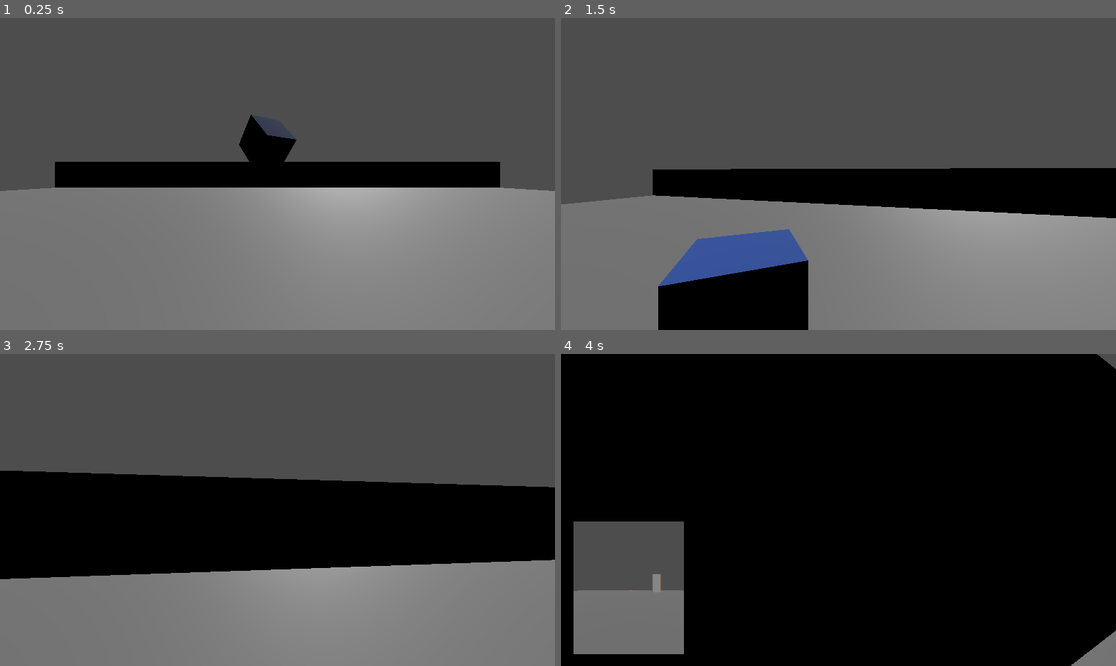
Above: before the commit, frames 1-4 (two rows, left to right).
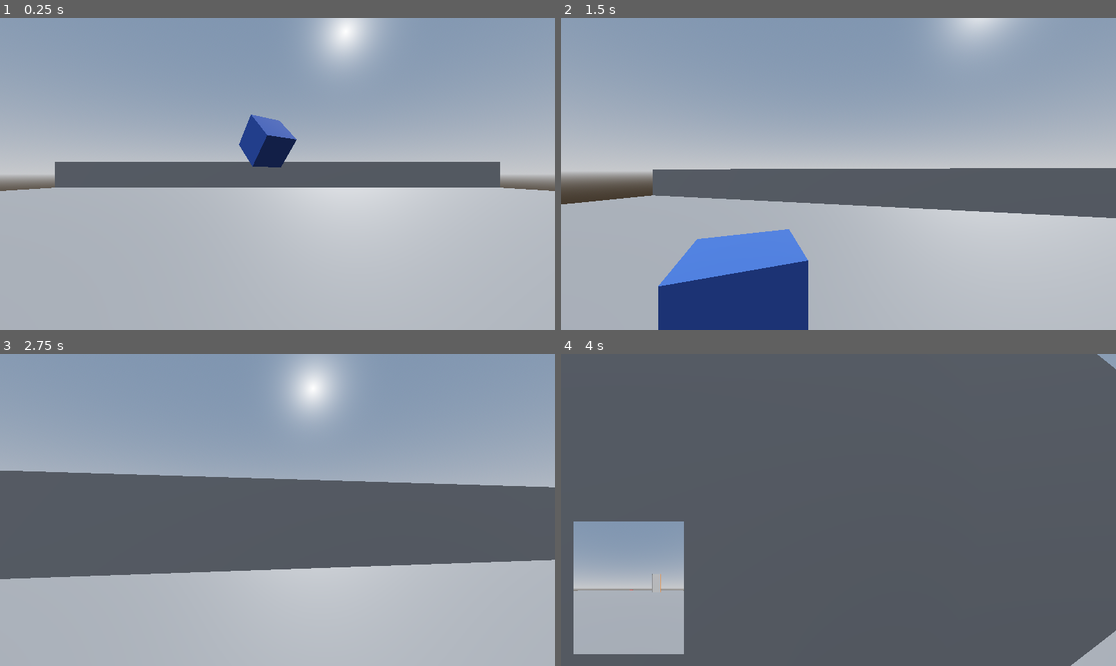
Above: after the commit, the same moments.

Repository: AntoninHUDRY/Q_panic
Game: Godot game, scene res://CameraTest.tscn
The game is run twice, just before and just after one commit, with the same random seed, the same clock (stepped at 60 frames per second) and the same inputs.
Inputs (mouse positions are in pixels of both pictures, inside the frame that each line leads up to):
- Up to frame 1 (0.25 s): no input
- Up to frame 2 (1.5 s): move the mouse to (866, 174) at 0.52 s; hold W (up) from 0.53 s (still down); tap C (clear_minicam) at 0.6 s; click (866, 174) at 0.67 s; tap Space (jump) at 0.77 s; move the mouse to (810, 174) at 1.27 s; tap Ctrl (crouch) at 1.35 s
- Up to frame 3 (2.75 s): keep holding W (up); tap Space (jump) at 1.52 s; move the mouse to (288, 503) at 2.02 s; hold E (interact) from 2.03 s (still down)
- Up to frame 4 (4 s): keep holding W (up); move the mouse to (832, 516) at 2.77 s; release E (interact) at 2.78 s; right-click (832, 516) at 2.85 s; click (832, 516) at 2.92 s; tap Space (jump) at 3.02, 3.77 s; move the mouse to (877, 513) at 3.52 s; tap Shift (sprint) at 3.6 s

The runs differ from the first frame. In frame 1, 100% of the frame differs, in the area x 0-100%, y 0-100%; in frame 2, 99%; in frame 3, 100%; in frame 4, 100%.

Commit message:
sky added

Diff:
--- a/CameraTest.tscn
+++ b/CameraTest.tscn
@@ -10,6 +10,18 @@
 [ext_resource type="Script" path="res://systems/interaction/PlayerInteractor.gd" id="7_8dpor"]
 [ext_resource type="PackedScene" uid="uid://qfenrsmlfday" path="res://Door.tscn" id="7_deytm"]
 [ext_resource type="PackedScene" uid="uid://d2dpduiy1jbvy" path="res://FloorButton.tscn" id="8_o6ekm"]
+
+[sub_resource type="ProceduralSkyMaterial" id="ProceduralSkyMaterial_n8ree"]
+sky_horizon_color = Color(0.64625, 0.65575, 0.67075, 1)
+ground_horizon_color = Color(0.64625, 0.65575, 0.67075, 1)
+
+[sub_resource type="Sky" id="Sky_ofvrh"]
+sky_material = SubResource("ProceduralSkyMaterial_n8ree")
+
+[sub_resource type="Environment" id="Environment_n4edm"]
+background_mode = 2
+sky = SubResource("Sky_ofvrh")
+tonemap_mode = 2
 
 [sub_resource type="BoxMesh" id="BoxMesh_0cwco"]
 size = Vector3(32, 0.1, 32)
@@ -56,6 +68,9 @@
 size = Vector3(32, 2, 1)
 
 [node name="Node3D" type="Node3D"]
+
+[node name="WorldEnvironment" type="WorldEnvironment" parent="."]
+environment = SubResource("Environment_n4edm")
 
 [node name="DirectionalLight3D" type="DirectionalLight3D" parent="."]
 transform = Transform3D(-0.947924, -0.176239, 0.265291, 0, 0.83295, 0.553348, -0.318496, 0.524532, -0.789574, 8.13527, 8.00387, 0)
--- a/Door.tscn
+++ b/Door.tscn
@@ -50,7 +50,6 @@
 mesh = SubResource("BoxMesh_fmbvn")
 
 [node name="outline" type="MeshInstance3D" parent="PhysicsDoor/MeshInstance3D"]
-visible = false
 mesh = SubResource("ArrayMesh_m3pwm")
 surface_material_override/0 = SubResource("StandardMaterial3D_0chwt")
 
Not shown: 1 places in CameraTest.tscn that only renumber resources
